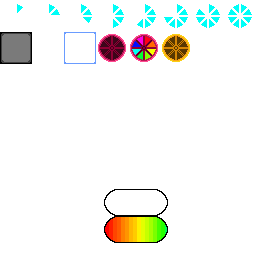
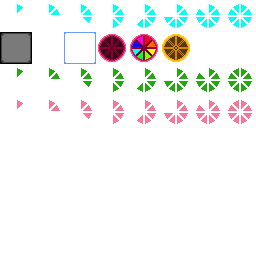
Before/after of a w=256, h=256 layered artwork. What changed in the layer stack:
painted on "HUD.png" over (17, 68, 252, 243)
